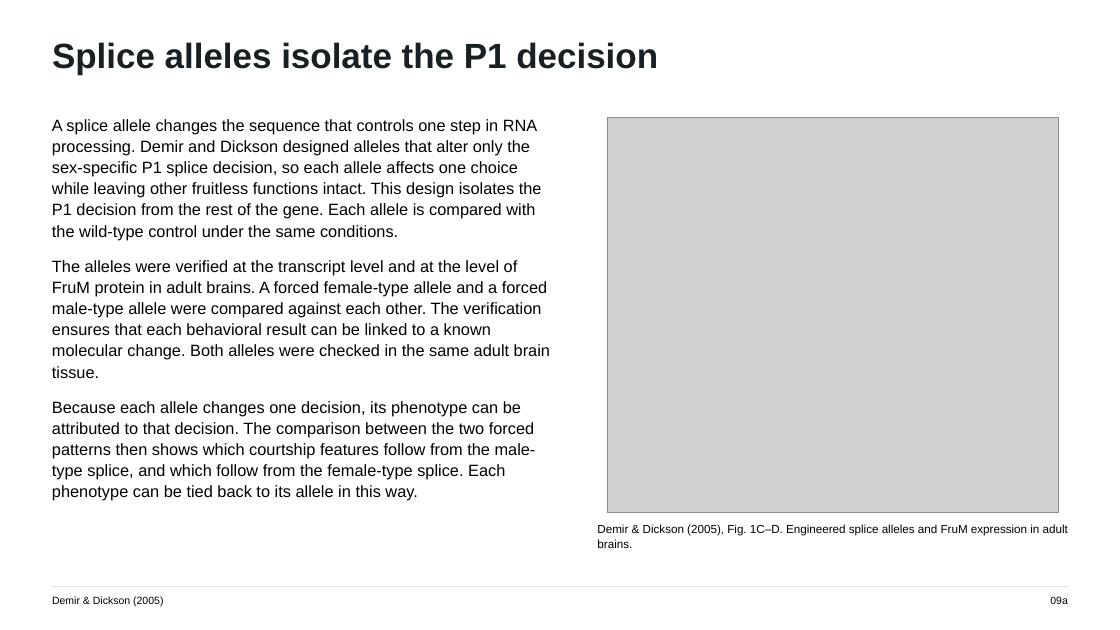
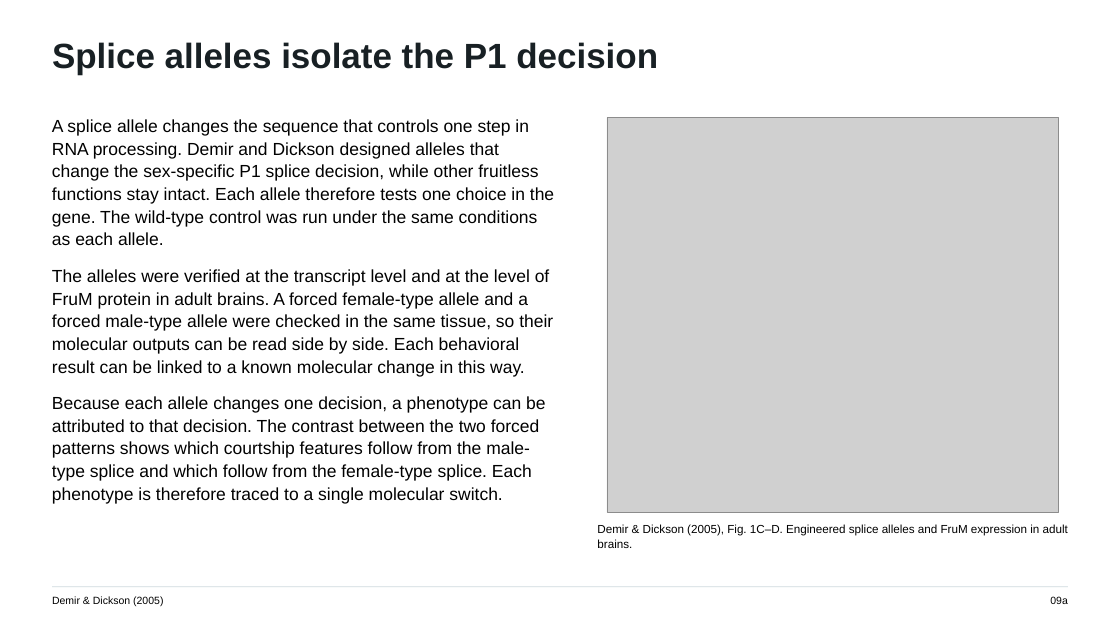
Before and after one commit to jordanxxlopez/NEUROETHOLOGY, a slide deck: slide 12 of scaffolded/Neuroethology_Lecture34_FA2026_SCAFFOLDED.pptx. Drawn at 1120x630 pixels with LibreOffice and Linux fonts; fonts in the diff are those of the drawing; grey boxes stand for pictures. Boxes give left, top, right and bottom in pixels: in the first picture for what was removed or moved away, otherwise in the second. Text is boxed around its words. In the diff, an @@ line names an element or a change of style, - is before the commit and + after.

```diff
--- a/scaffolded/Neuroethology_Lecture34_FA2026_SCAFFOLDED.pptx
+++ b/scaffolded/Neuroethology_Lecture34_FA2026_SCAFFOLDED.pptx
@@ text at (x1=52, y1=119, x2=554, y2=504): text changed; size 14 to 15 pt @@
-A splice allele changes the sequence that controls one step in RNA processing. Demir and Dickson designed alleles that alter only the sex-specific P1 splice decision, so each allele affects one choice while leaving other fruitless functions intact. This design isolates the P1 decision from the rest of the gene. Each allele is compared with the wild-type control under the same conditions.
-The alleles were verified at the transcript level and at the level of FruM protein in adult brains. A forced female-type allele and a forced male-type allele were compared against each other. The verification ensures that each behavioral result can be linked to a known molecular change. Both alleles were checked in the same adult brain tissue.
-Because each allele changes one decision, its phenotype can be attributed to that decision. The comparison between the two forced patterns then shows which courtship features follow from the male-type splice, and which follow from the female-type splice. Each phenotype can be tied back to its allele in this way.
+A splice allele changes the sequence that controls one step in RNA processing. Demir and Dickson designed alleles that change the sex-specific P1 splice decision, while other fruitless functions stay intact. Each allele therefore tests one choice in the gene. The wild-type control was run under the same conditions as each allele.
+The alleles were verified at the transcript level and at the level of FruM protein in adult brains. A forced female-type allele and a forced male-type allele were checked in the same tissue, so their molecular outputs can be read side by side. Each behavioral result can be linked to a known molecular change in this way.
+Because each allele changes one decision, a phenotype can be attributed to that decision. The contrast between the two forced patterns shows which courtship features follow from the male-type splice and which follow from the female-type splice. Each phenotype is therefore traced to a single molecular switch.
```
Also in this commit, not shown: 43 other slides changed, 3 other files.
